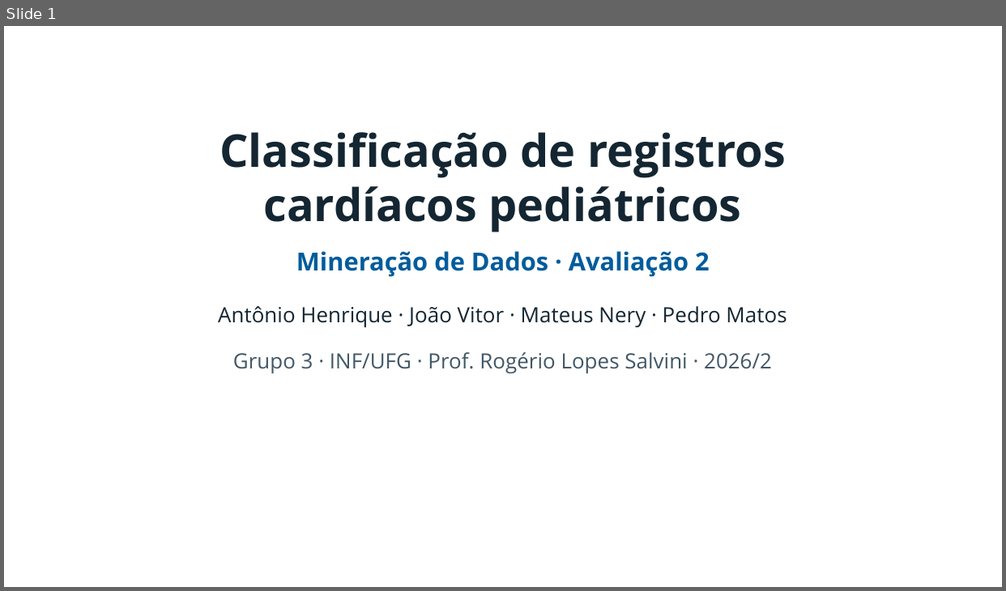
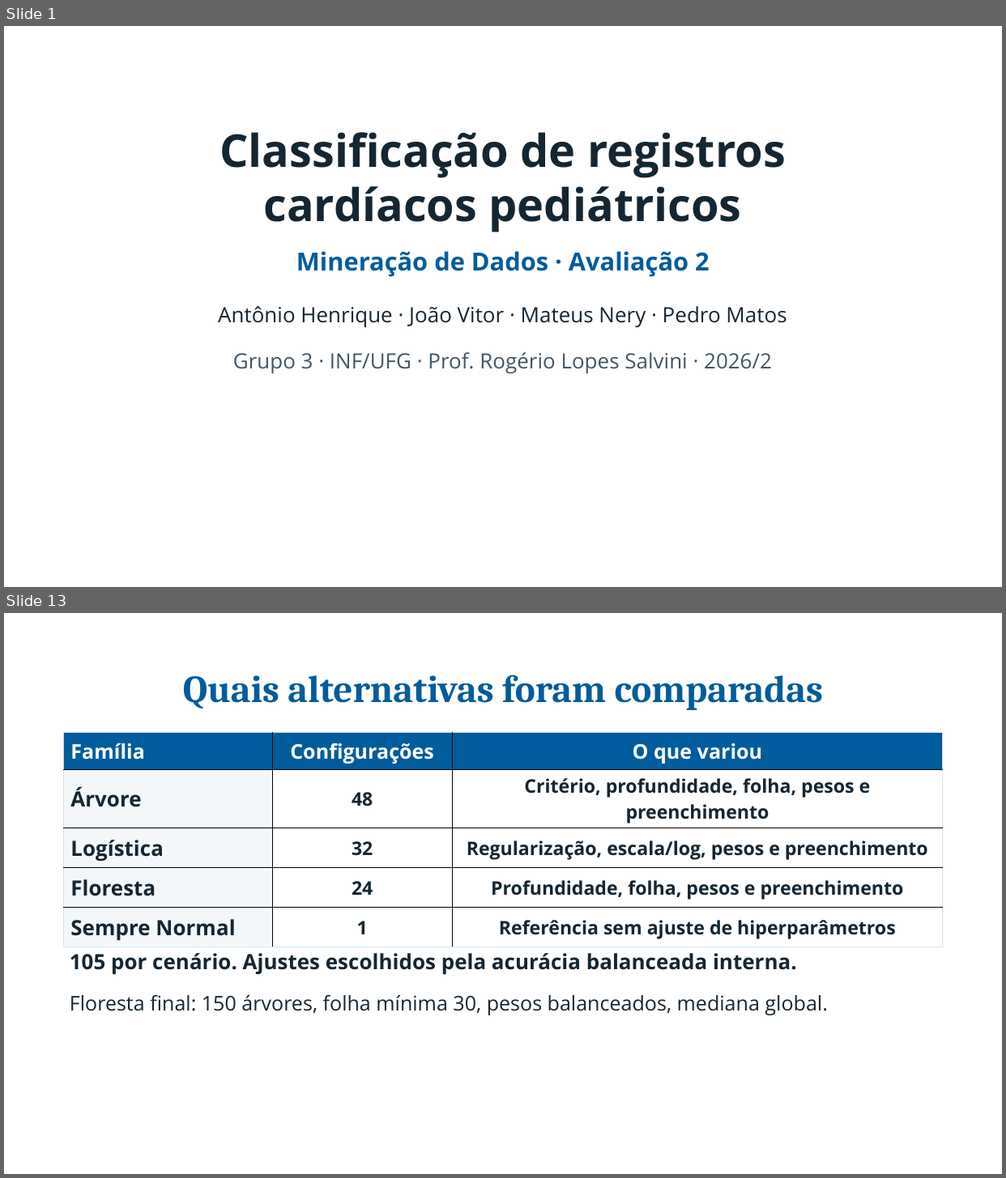
Before and after one commit to pedroafm06/Data-Mining, a slide deck: presentation/a2_inf/output/Apresentacao_A2_INF.pptx. Shown one above the other, each under a label of ours: slide 1 before the commit, slides 1 and 13 after it; the slides between them are not shown. The pictures are 1006x591 and 1006x1178 pixels, drawn with LibreOffice and Linux fonts; fonts in the diff are those of the drawing; background and template pictures are left out. Boxes give left, top, right and bottom in pixels: in the first picture for what was removed or moved away, otherwise in the second. Text is boxed around its words. In the diff, an @@ line names an element or a change of style, - is before the commit and + after.

```diff
--- a/presentation/a2_inf/output/Apresentacao_A2_INF.pptx
+++ b/presentation/a2_inf/output/Apresentacao_A2_INF.pptx
@@ slide 13 added at bbox=[4, 613, 1002, 1174], background picture (left out) @@
@@ text added at bbox=[183, 675, 823, 710], 36.8 pt, text #005C9C, bold @@
+Quais alternativas foram comparadas
@@ table added at bbox=[63, 732, 943, 944], 5 rows, 3 columns @@
+Família | Configurações | O que variou
+Árvore | 48 | Critério, profundidade, folha, pesos e preenchimento
+Logística | 32 | Regularização, escala/log, pesos e preenchimento
+Floresta | 24 | Profundidade, folha, pesos e preenchimento
+Sempre Normal | 1 | Referência sem ajuste de hiperparâmetros
@@ text added at bbox=[70, 953, 797, 975], 20.2 pt, text #142632, bold @@
+105 por cenário. Ajustes escolhidos pela acurácia balanceada interna.
@@ text added at bbox=[70, 995, 827, 1016], 19.5 pt, text #142632 @@
+Floresta final: 150 árvores, folha mínima 30, pesos balanceados, mediana global.
@@ text added at bbox=[37, 1127, 185, 1155], 15.8 pt, text #FFFFFF, italic @@
+13 / 22
```
Also in this commit, not shown: 4 other slides changed, 16 other slides added, 11 slides removed, 11 other files.
